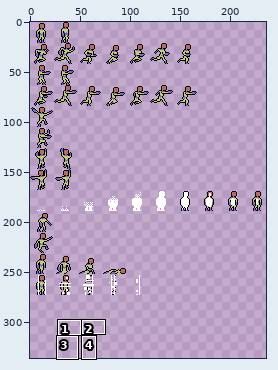
File history of a sprite sheet, assets/graphics/proto/Proto.png. Above, an overview of the earlier version with the close-up marked.
Close-up. The starting point:
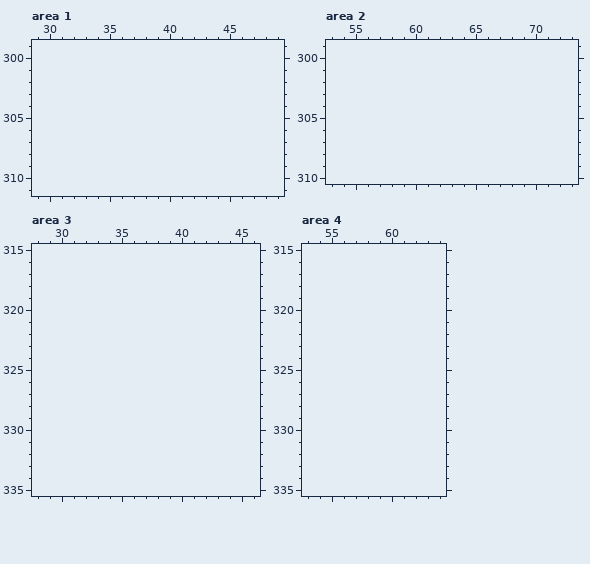
The file is 240x273 pixels. Shown: area 1: x 29..49, y 299..311; area 2: x 53..73, y 299..310; area 3: x 28..46, y 315..335; area 4: x 53..64, y 315..335. The old version is drawn lined up with the new one, on the new canvas. The wide view leaves out empty margins. The commit also changed other parts of the picture, which this record leaves out.
The same view after the edit:
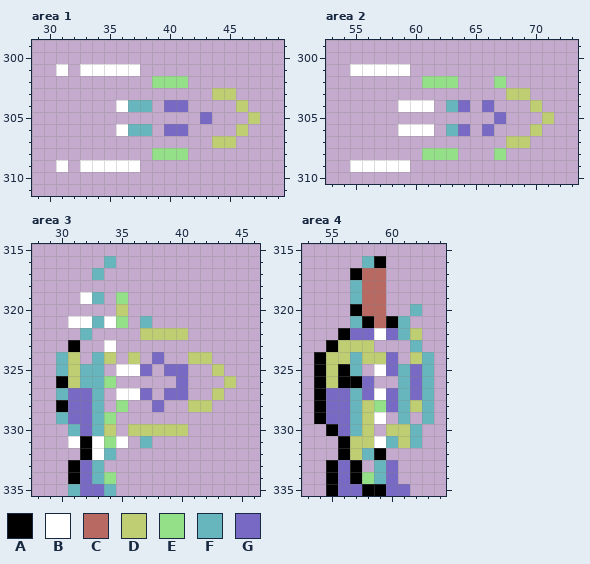
Palette (. is transparent): A #000000  B #ffffff  C #b86962  D #bfce72  E #94e089  F #67b6bd  G #7869c4
The exact change:
canvas 240x273 -> 240x336
--- area 1
@@ x 29..49 @@
 300 .....................
-301 .....................
-302 .....................
-303 .....................
-304 .....................
-305 .....................
-306 .....................
-307 .....................
-308 .....................
-309 .....................
+301 ..B.BBBBB............
+302 ..........EEE........
+303 ...............DD....
+304 .......BFF.GG....D...
+305 ..............G...D..
+306 .......BFF.GG....D...
+307 ...............DD....
+308 ..........EEE........
+309 ..B.BBBBB............
 310 .....................
--- area 2
@@ x 53..73 @@
 300 .....................
-301 .....................
-302 .....................
-303 .....................
-304 .....................
-305 .....................
-306 .....................
-307 .....................
-308 .....................
-309 .....................
+301 ..BBBBB..............
+302 ........EEE...E......
+303 ...............DD....
+304 ......BBB.FG.G...D...
+305 ..............G...D..
+306 ......BBB.FG.G...D...
+307 ...............DD....
+308 ........EEE...E......
+309 ..BBBBB..............
 310 .....................
--- area 3
@@ x 28..46 @@
 315 ...................
-316 ...................
-317 ...................
+316 ......F............
+317 .....F.............
 318 ...................
-319 ...................
-320 ...................
-321 ...................
-322 ...................
-323 ...................
-324 ...................
-325 ...................
-326 ...................
-327 ...................
-328 ...................
-329 ...................
-330 ...................
-331 ...................
-332 ...................
-333 ...................
-334 ...................
-335 ...................
+319 ....BF.E...........
+320 .......D...........
+321 ...BBFBE.F.........
+322 ....F....DDDD......
+323 ...A..B............
+324 ..FD.FD.D.G..DD....
+325 ..FDFF.BBG.GG..D...
+326 ..ADFFE.....G...D..
+327 ..FGGF.BBG.GG..D...
+328 ..AGGF.E..G..DD....
+329 ..FGGFE............
+330 ...FGFD.DDDDD......
+331 ...BABEB.F.........
+332 ....ABF............
+333 ...AGF.............
+334 ...AGFE............
+335 ...FGGF............
--- area 4
@@ x 53..64 @@
 315 ............
-316 ............
-317 ............
-318 ............
-319 ............
-320 ............
-321 ............
-322 ............
-323 ............
-324 ............
-325 ............
-326 ............
-327 ............
-328 ............
-329 ............
-330 ............
-331 ............
-332 ............
-333 ............
-334 ............
-335 ............
+316 .....FA.....
+317 ....ACC.....
+318 ....FCC.....
+319 ....FCC.....
+320 ....ACC..F..
+321 ....FACAF...
+322 ...AGGBGFD..
+323 ..ADDD...F..
+324 .ADDFDDG.DF.
+325 .ADAF.BGFGF.
+326 .ADAAG..FGF.
+327 .AGGFGBGFGF.
+328 .AGGFDEGFDF.
+329 .AGGFDB.F.F.
+330 ..AGFD.DDF..
+331 ...ADDBFDF..
+332 ...ADFA.....
+333 ..AGA.FG....
+334 ..AGAEFG....
+335 ..AGGAAGG...
Boxes around the changes in both close-ups, in picture pixels (x1, y1, x2, y2):
added: (56, 64, 260, 172)
added: (350, 64, 554, 172)
added: (56, 256, 236, 496)
added: (314, 256, 434, 496)
